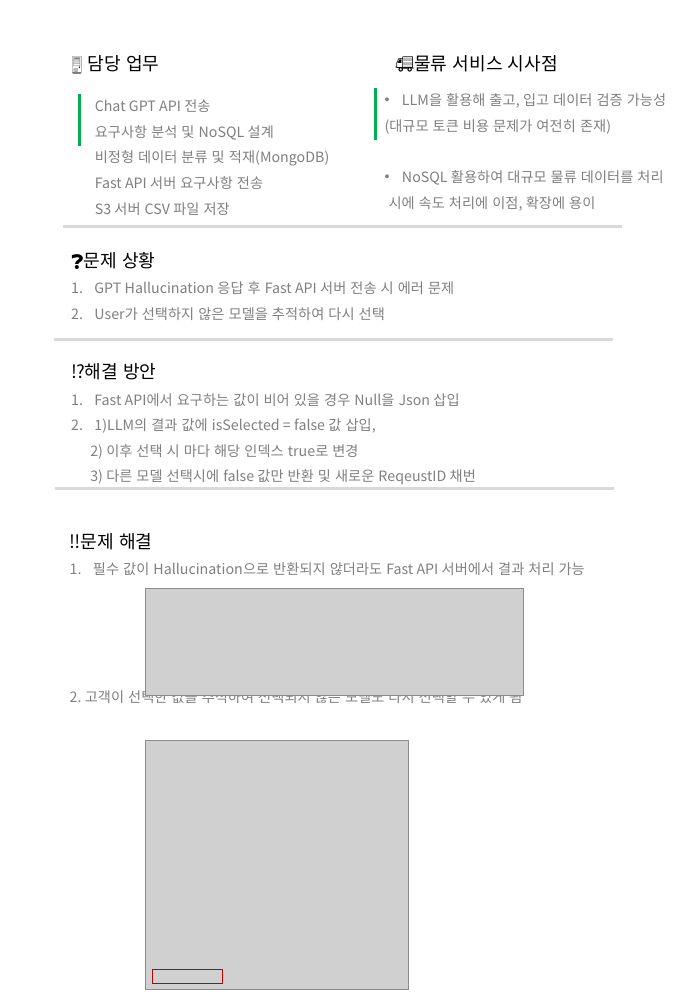
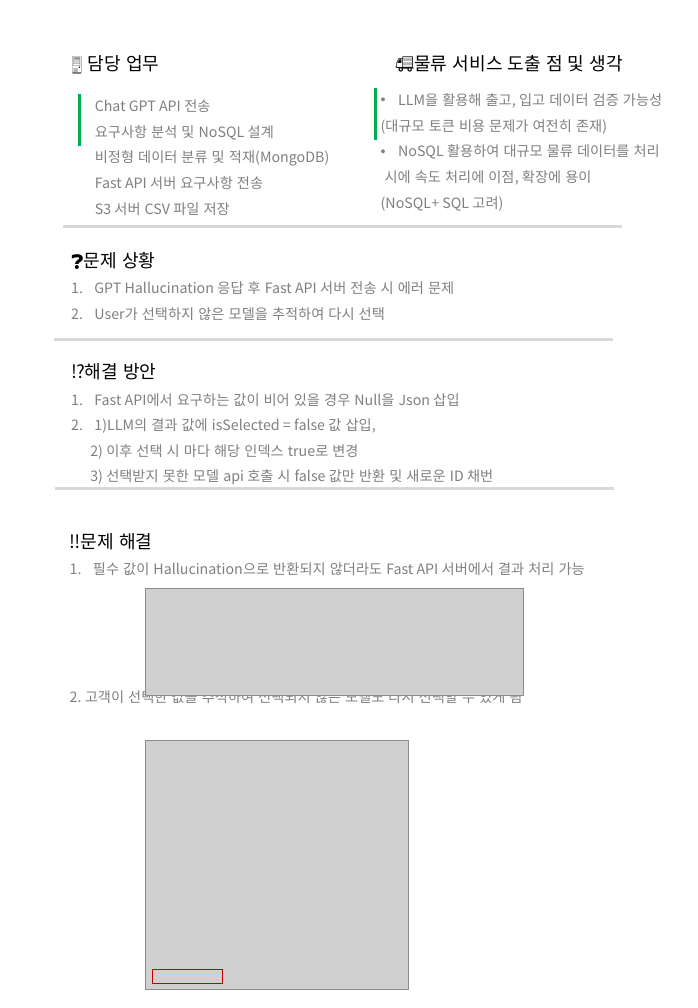
Before and after one commit to yuseok01/itgorae, a slide deck: slide 12 of ppt/241124 포트폴리오_김유석.pptx. Drawn at 698x1008 pixels with LibreOffice and Linux fonts; fonts in the diff are those of the drawing; grey boxes stand for pictures. Boxes give left, top, right and bottom in pixels: in the first picture for what was removed or moved away, otherwise in the second. Text is boxed around its words. In the diff, an @@ line names an element or a change of style, - is before the commit and + after.

```diff
--- a/ppt/241124 포트폴리오_김유석.pptx
+++ b/ppt/241124 포트폴리오_김유석.pptx
@@ text at box(414, 55, 623, 72): text changed @@
-🚚물류 서비스 시사점
+🚚물류 서비스 도출 점 및 생각
@@ text at box(381, 196, 503, 211): paragraph added @@
+(NoSQL+ SQL 고려)
@@ text at box(90, 469, 493, 484): text changed @@
-3) 다른 모델 선택시에 false 값만 반환 및 새로운 ReqeustID 채번
+3) 선택받지 못한 모델 api 호출 시 false 값만 반환 및 새로운 ID 채번
```
Also in this commit, not shown: 8 other slides changed, 5 other files.
